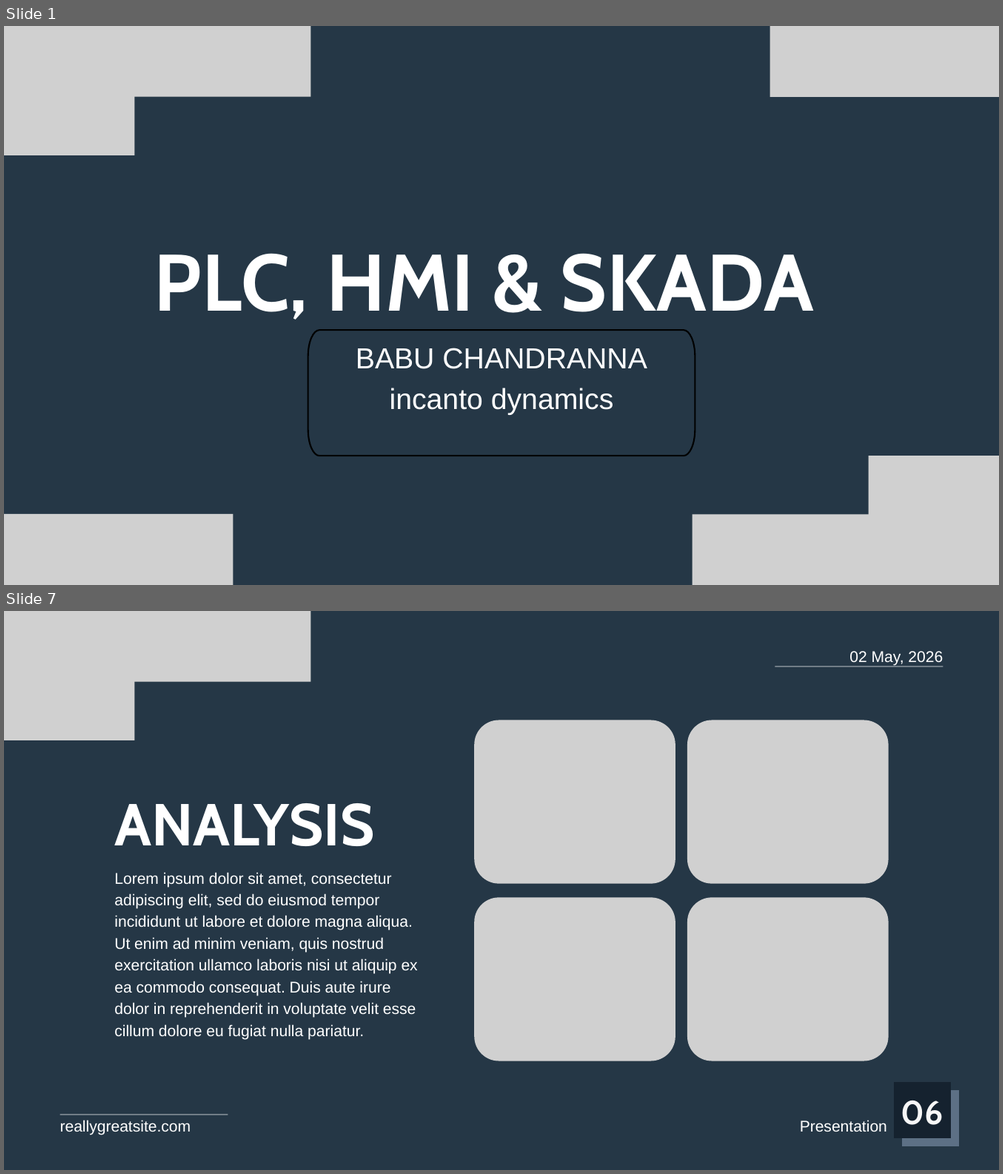
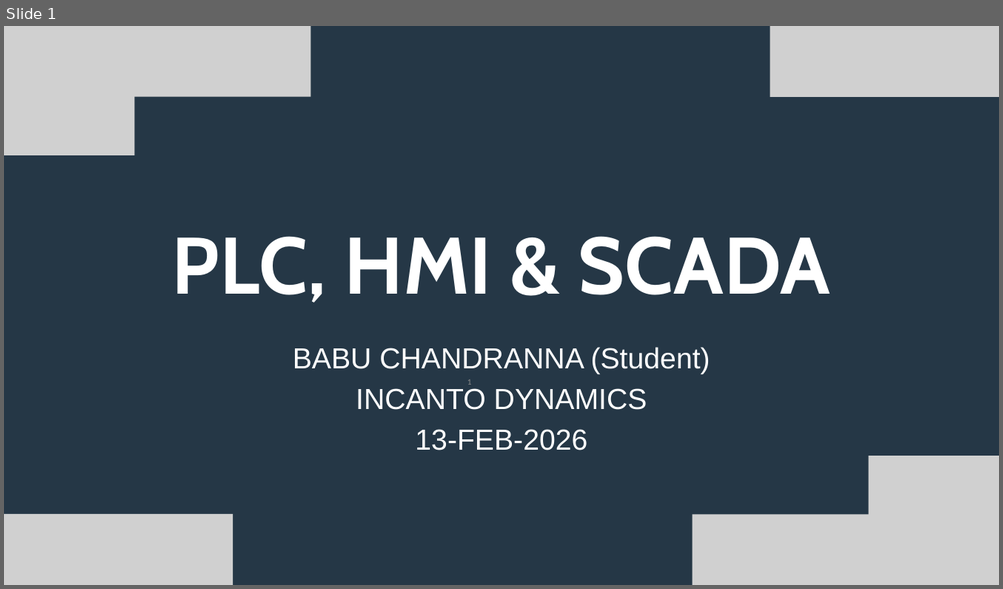
Before and after one commit to babubhare/plc_id, a slide deck: presentation/id_plc_hmi_scada.pptx. Shown one above the other, each under a label of ours: slides 1 and 7 before the commit, slide 1 after it; the slides between them are not shown. The pictures are 1003x1174 and 1003x589 pixels, drawn with LibreOffice and Linux fonts; fonts in the diff are those of the drawing; grey boxes stand for pictures. Boxes give left, top, right and bottom in pixels: in the first picture for what was removed or moved away, otherwise in the second. Text is boxed around its words. In the diff, an @@ line names an element or a change of style, - is before the commit and + after.

```diff
--- a/presentation/id_plc_hmi_scada.pptx
+++ b/presentation/id_plc_hmi_scada.pptx
@@ slide 7 removed at box(4, 611, 999, 1170), background #253746 @@
@@ picture removed at box(4, 611, 311, 682) @@
@@ picture removed at box(4, 653, 135, 741) @@
@@ text removed at box(849, 651, 942, 666) @@
-02 May, 2026
@@ line removed from (775, 667) to (943, 667) @@
@@ picture removed at box(474, 720, 675, 883) @@
@@ picture removed at box(687, 720, 888, 883) @@
@@ text removed at box(114, 803, 374, 846) @@
-ANALYSIS
@@ text removed at box(114, 872, 418, 1040) @@
-Lorem ipsum dolor sit amet, consectetur adipiscing elit, sed do eiusmod tempor incididunt ut labore et dolore magna aliqua. Ut enim ad minim veniam, quis nostrud exercitation ullamco laboris nisi ut aliquip ex ea commodo consequat. Duis aute irure dolor in reprehenderit in voluptate velit esse cillum dolore eu fugiat nulla pariatur.
@@ picture removed at box(474, 897, 675, 1061) @@
@@ picture removed at box(687, 897, 888, 1061) @@
@@ freeform shape removed at box(893, 1082, 950, 1138) @@
@@ freeform shape removed at box(902, 1091, 959, 1147) @@
@@ line removed from (60, 1115) to (227, 1115) @@
@@ text removed at box(60, 1120, 191, 1136) @@
-reallygreatsite.com
@@ text removed at box(800, 1120, 887, 1132) @@
-Presentation
@@ text removed at box(901, 1101, 943, 1125) @@
-06
@@ slide 1 changed as well @@
@@ text at box(172, 236, 831, 303): text changed @@
-PLC, HMI & SKADA
+PLC, HMI & SCADA
@@ text "BABU CHANDRANNA (Student)" at box(293, 347, 710, 451): vertical alignment top to bottom @@
@@ freeform shape removed at box(308, 330, 694, 456) @@
@@ text at box(293, 347, 710, 451): text changed @@
-BABU CHANDRANNA
-incanto dynamics
+BABU CHANDRANNA (Student)
+INCANTO DYNAMICS
+13-FEB-2026
@@ page number added at box(467, 380, 472, 385), 12 pt, text #8C8C8C @@
+1
```
Also in this commit, not shown: 1 other slide changed, 21 slides added, 7 other slides removed, 1 other file.
